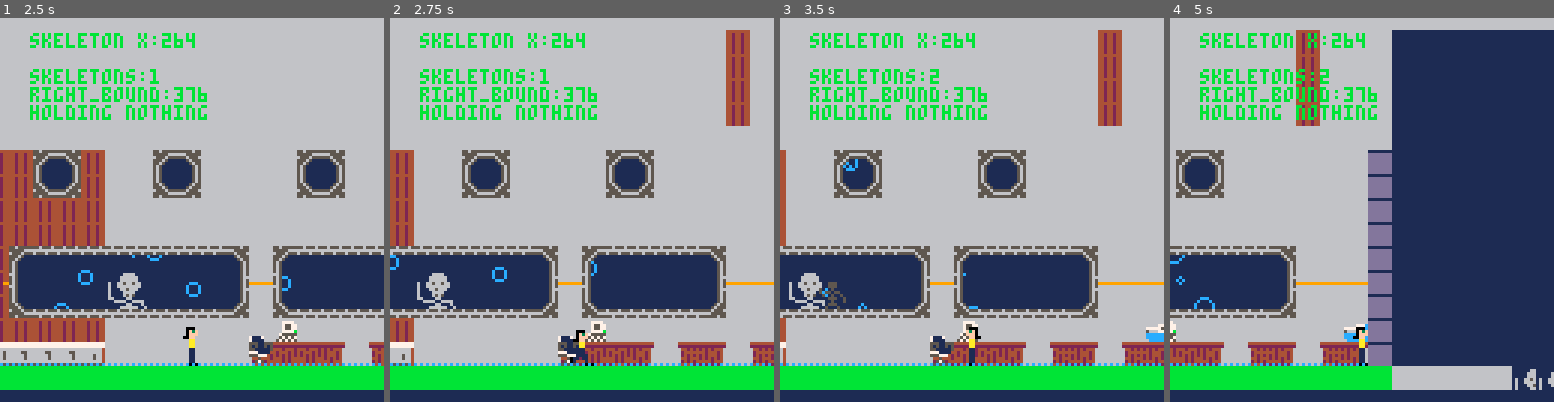
Above: before the commit, frames 1-4 (left to right).
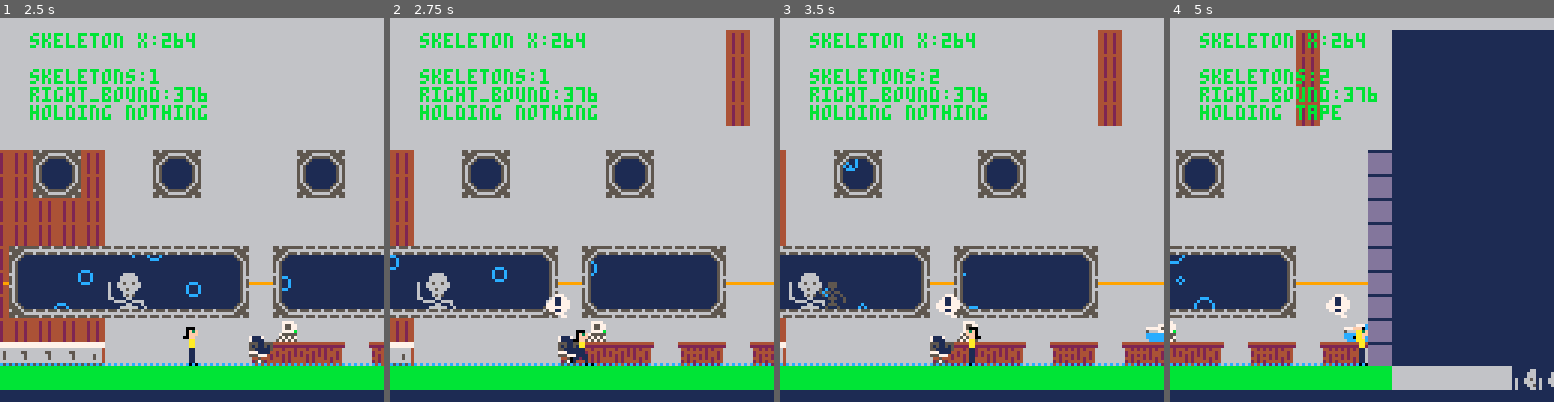
Above: after the commit, the same moments.

Repository: DiegoArmando/gbgj-08-22
Game: PICO-8 cartridge gbgj_8_22.p8
The game is run twice, just before and just after one commit, with the same random seed, the same clock (stepped at 60 frames per second) and the same inputs.
Inputs:
- Up to frame 1 (2.5 s): tap X (X key) at 0.33, 1.07, 1.85 s; tap O (Z key) at 0.7, 1.7, 2.1 s; hold Right 1.6-2.1 s; hold Up 2.15-2.42 s; hold Right from 2.47 s (still down)
- Up to frame 2 (2.75 s): keep holding Right; tap O (Z key) at 2.5 s
- Up to frame 3 (3.5 s): tap O (Z key) at 2.9, 3.3 s; tap X (X key) at 2.97 s; release Right at 3.03 s; hold Left from 3.08 s (still down)
- Up to frame 4 (5 s): release Left at 3.58 s; hold Down 3.63-3.97 s; tap O (Z key) every 0.4 s from 3.7 to 4.9 s; hold Right 4.02-4.68 s; tap X (X key) at 4.08 s; hold Up from 4.73 s (still down)

Frame 1 is identical in both runs. In frame 2, 0.3% of the frame differs, in the area x 40-47%, y 71-79%; in frame 3, 0.3%; in frame 4, 0.7%, in the area x 32-54%, y 22-85%.

Commit message:
Pump will now pump water out

Diff:
--- a/gbgj_8_22.p8
+++ b/gbgj_8_22.p8
@@ -30,6 +30,10 @@
 k_interact=4
 k_other=5
 
+pump = {}
+pump.active = false
+pump.timer = 0
+
 rooms = {}
 -- Trigger format:
 -- Upper Left Tile X,Y, Lower Right tile X,Y, Target Room, Target X, Target Y
@@ -49,8 +53,9 @@
 
 -- Interactables are single tiles that do something when you touch them:
 interactables = {}
-interactables["hingus"] = {4, 14}
-interactables["bingus"] = {20, 30}
+interactables["tape"] = {48, 30, true}
+interactables["computer"] = {40, 30, false}
+interactables["pump"] = {11,30,false}
 
 -- Bubbles have: Xpos, Age, Size
 bubbles = {}
@@ -154,10 +159,10 @@
 function check_interactable()
     for i,v in pairs(interactables) do
         if player.x <= (v[1]*8)+8 and player.x+8 >= v[1]*8 and player.y <= (v[2]*8)+8 and player.y+16 >= v[2]*8 then
-            return i
-        end
-    end
-    return "nothing"
+            return {i,v[1],v[2],v[3]}
+        end
+    end
+    return {"nothing",0,0,false}
 end
 
 function _update60()
@@ -176,10 +181,15 @@
     player.x += player.speed_x
 
     player.interactable = check_interactable()
-    if input_interact then player.holding = player.interactable end
-
+    if input_interact then
+        if player.interactable[4] then player.holding = player.interactable[1]
+        elseif player.interactable[1] == "pump" then pump_activate()
+        elseif player.interactable[1] == "computer" then computer_activate()
+        else scare_skeleton() end
+    end
 
     animate_player()
+    update_pump()
 
     -- Check for room triggers
     for trigger in all(rooms[room_id]) do
@@ -264,6 +274,35 @@
     fillp()
 end
 
+function computer_activate()
+end
+
+function scare_skeleton()
+end
+
+function pump_activate()
+    pump.active = true
+    pump.timer = 1200
+end
+
+function update_pump()
+    if pump.active then
+        pump.timer -= 1
+        if pump.timer % 12 == 0 then water_level -= 1 end
+        if water_level < 0 then water_level = 0 end
+    end
+    if pump.timer == 0 then pump.active = false end
+end
+
+function draw_pump()
+    if pump.active then
+        if rnd({1,2}) == 1 then
+            add(bubbles, {rnd(8)+56,0,rnd({1,1,1,2,2})})
+        end
+    end
+end
+
+
 function _draw()
     cls(1)
     for b in all(bubbles) do
@@ -308,8 +347,9 @@
     spr(player.torso,player.x,player.y+player.bobble,1,1,player.flip)
     spr(player.legs,player.x,player.y+9,1,1,player.flip)
     pal()
-    if player.interactable != "nothing" then spr(32, player.x-8, player.y-8) end
+    if player.interactable[1] != "nothing" then spr(32, player.x-8, player.y-8) end
     draw_water()
+    draw_pump()
 end
 
 function approach(x, target, max_delta)
